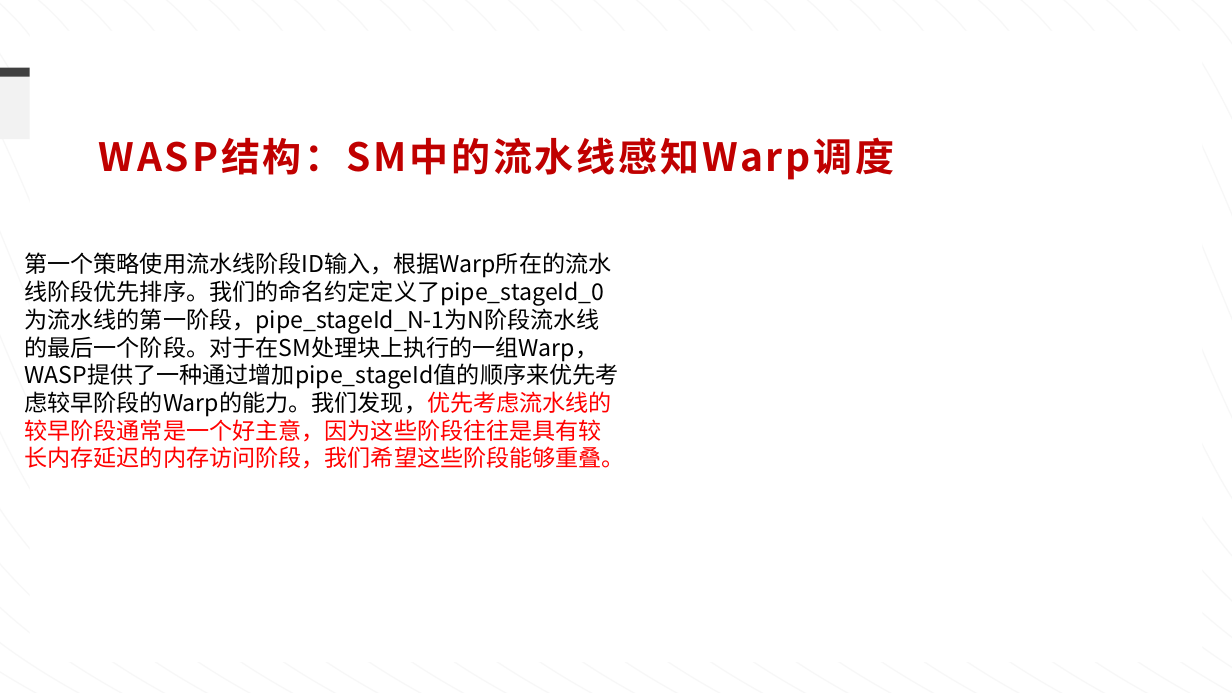
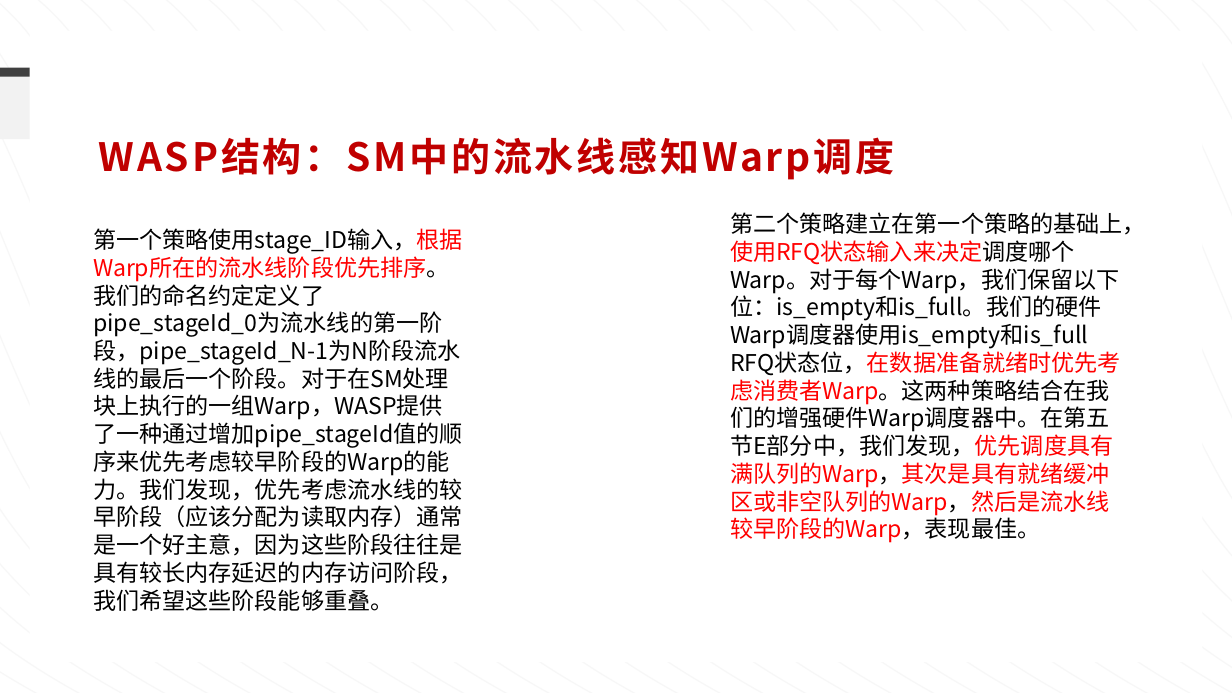
Before and after one commit to ziyuhuang123/dataflow_code, a slide deck: slide 14 of weekly_report/组会-0913.pptx (slide 16 before the commit). Drawn at 1232x693 pixels with LibreOffice and Linux fonts; fonts in the diff are those of the drawing. Boxes give left, top, right and bottom in pixels: in the first picture for what was removed or moved away, otherwise in the second. Text is boxed around its words. In the diff, an @@ line names an element or a change of style, - is before the commit and + after.

```diff
--- a/weekly_report/组会-0913.pptx
+++ b/weekly_report/组会-0913.pptx
@@ text at bbox=[93, 228, 463, 611]: text changed @@
-第一个策略使用流水线阶段ID输入，根据Warp所在的流水线阶段优先排序。我们的命名约定定义了pipe_stageId_0为流水线的第一阶段，pipe_stageId_N-1为N阶段流水线的最后一个阶段。对于在SM处理块上执行的一组Warp，WASP提供了一种通过增加pipe_stageId值的顺序来优先考虑较早阶段的Warp的能力。我们发现，优先考虑流水线的较早阶段通常是一个好主意，因为这些阶段往往是具有较长内存延迟的内存访问阶段，我们希望这些阶段能够重叠。
+第一个策略使用stage_ID输入，根据Warp所在的流水线阶段优先排序。我们的命名约定定义了pipe_stageId_0为流水线的第一阶段，pipe_stageId_N-1为N阶段流水线的最后一个阶段。对于在SM处理块上执行的一组Warp，WASP提供了一种通过增加pipe_stageId值的顺序来优先考虑较早阶段的Warp的能力。我们发现，优先考虑流水线的较早阶段（应该分配为读取内存）通常是一个好主意，因为这些阶段往往是具有较长内存延迟的内存访问阶段，我们希望这些阶段能够重叠。
@@ text added at bbox=[730, 212, 1146, 543], 18 pt, text #000000 @@
+第二个策略建立在第一个策略的基础上，使用RFQ状态输入来决定调度哪个Warp。对于每个Warp，我们保留以下位：is_empty和is_full。我们的硬件Warp调度器使用is_empty和is_full RFQ状态位，在数据准备就绪时优先考虑消费者Warp。这两种策略结合在我们的增强硬件Warp调度器中。在第五节E部分中，我们发现，优先调度具有满队列的Warp，其次是具有就绪缓冲区或非空队列的Warp，然后是流水线较早阶段的Warp，表现最佳。
```
Also in this commit, not shown: 14 other slides changed, 2 slides added, 6 slides removed, 19 other files.
